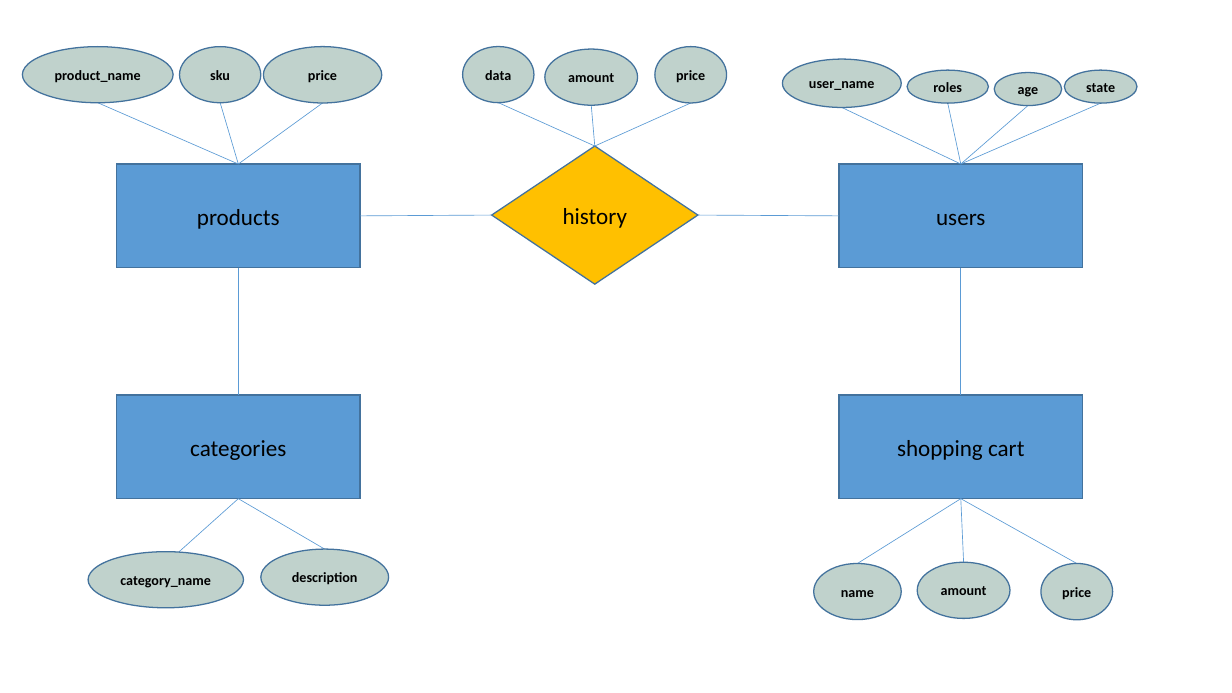
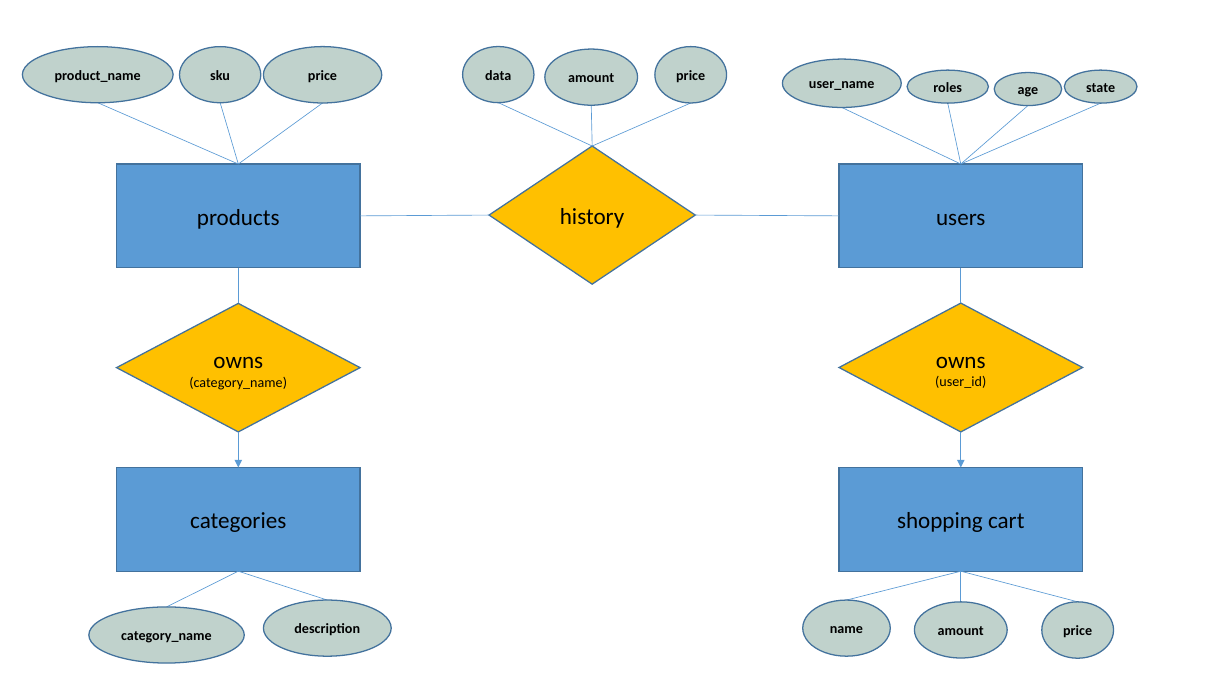
Before and after one commit to xiao5612327/web_shopping_app_p1, a slide deck: slide 1 of ER Diagram.pptx. Drawn at 1232x693 pixels with LibreOffice and Linux fonts; fonts in the diff are those of the drawing. Boxes give left, top, right and bottom in pixels: in the first picture for what was removed or moved away, otherwise in the second. Text is boxed around its words. In the diff, an @@ line names an element or a change of style, - is before the commit and + after.

Commit message:
fixed ppt

```diff
--- a/ER Diagram.pptx
+++ b/ER Diagram.pptx
@@ line moved from (238, 268) - (238, 396) to (238, 268) - (238, 303) @@
@@ line moved from (961, 268) - (961, 396) to (961, 268) - (961, 303) @@
@@ diamond added at (116, 303, 360, 432), fill #FFC000, outline #43739E 1 pt, 11 pt, text #000000 @@
+owns
+(category_name)
@@ diamond added at (839, 303, 1083, 432), fill #FFC000, outline #43739E 1 pt, 11 pt, text #000000 @@
+owns
+(user_id)
@@ arrow added from (238, 432) to (238, 468), #5B9BD5 0.5 pt @@
@@ arrow added from (961, 432) to (961, 468), #5B9BD5 0.5 pt @@
@@ rectangle "categories": place and size @@
-rectangle "categories" at (116, 396, 360, 499)
+rectangle "categories" at (116, 468, 360, 571)
@@ rectangle "shopping cart": place and size @@
-rectangle "shopping cart" at (839, 396, 1083, 499)
+rectangle "shopping cart" at (839, 468, 1083, 571)
@@ line moved from (238, 499) - (179, 552) to (238, 571) - (166, 607) @@
@@ line moved from (238, 499) - (324, 549) to (238, 571) - (327, 600) @@
@@ line moved from (961, 499) - (858, 564) to (961, 571) - (847, 600) @@
@@ line moved from (961, 499) - (1077, 564) to (961, 571) - (1078, 602) @@
@@ line moved from (961, 499) - (964, 562) to (961, 571) - (961, 602) @@
@@ ellipse "category_name": place and size @@
-ellipse "category_name" at (88, 552, 243, 608)
+ellipse "category_name" at (89, 607, 244, 664)
@@ ellipse "description": place and size @@
-ellipse "description" at (261, 549, 388, 605)
+ellipse "description" at (263, 600, 391, 656)
@@ ellipse "name": place and size @@
-ellipse "name" at (814, 564, 902, 620)
+ellipse "name" at (803, 600, 891, 656)
@@ ellipse "amount": place and size @@
-ellipse "amount" at (918, 562, 1010, 618)
+ellipse "amount" at (915, 602, 1007, 658)
@@ ellipse "price": place and size @@
-ellipse "price" at (1042, 564, 1114, 620)
+ellipse "price" at (1043, 602, 1115, 658)
```
